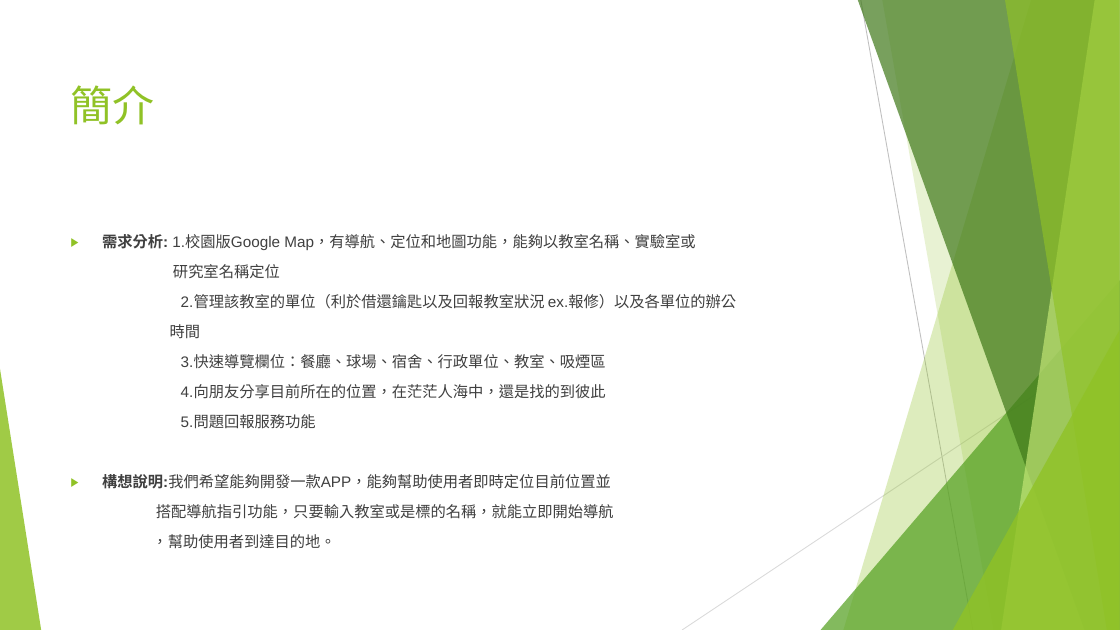
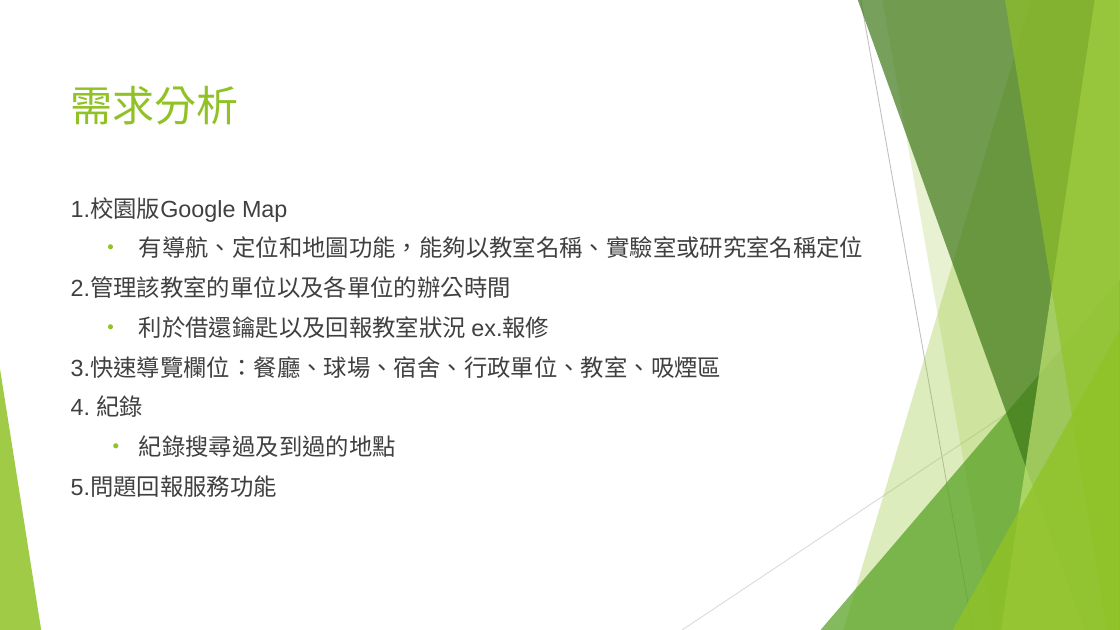
Before and after one commit to 0551102/107_SE_Team-10, a slide deck: slide 5 of 軟工期中v2.pptx (slide 3 before the commit). Drawn at 1120x630 pixels with LibreOffice and Linux fonts; fonts in the diff are those of the drawing. Boxes give left, top, right and bottom in pixels: in the first picture for what was removed or moved away, otherwise in the second. Text is boxed around its words. In the diff, an @@ line names an element or a change of style, - is before the commit and + after.

```diff
--- a/軟工期中v2.pptx
+++ b/軟工期中v2.pptx
@@ title at box(71, 85, 239, 125): text changed @@
-簡介
+需求分析
@@ text "1.校園版Google Map": place and size @@
-text "1.校園版Google Map" at box(102, 234, 736, 549)
+text "1.校園版Google Map" at box(71, 198, 863, 497)
@@ text at box(71, 198, 863, 338): text changed; size 13.1 to 20 pt @@
-▶ 需求分析: 1.校園版Google Map，有導航、定位和地圖功能，能夠以教室名稱、實驗室或
-研究室名稱定位
-2.管理該教室的單位（利於借還鑰匙以及回報教室狀況 ex.報修）以及各單位的辦公
-時間
+1.校園版Google Map
+  • 有導航、定位和地圖功能，能夠以教室名稱、實驗室或研究室名稱定位
+2.管理該教室的單位以及各單位的辦公時間
+  • 利於借還鑰匙以及回報教室狀況 ex.報修
@@ text at box(71, 357, 721, 497): size 13.1 to 20 pt in "3.快速導覽欄位：餐廳、球場、宿舍、行政單位、教室、吸煙區", "5.問題回報服務功能" @@
@@ text at box(71, 395, 396, 457): text changed; size 13.1 to 20 pt @@
-4.向朋友分享目前所在的位置，在茫茫人海中，還是找的到彼此
+4. 紀錄
+  • 紀錄搜尋過及到過的地點
@@ text at box(102, 474, 614, 549): paragraphs removed @@
-▶ 構想說明:我們希望能夠開發一款APP，能夠幫助使用者即時定位目前位置並
-搭配導航指引功能，只要輸入教室或是標的名稱，就能立即開始導航
-，幫助使用者到達目的地。
```
Also in this commit, not shown: 5 other slides changed, 4 slides added, 2 slides removed, 1 other file.
